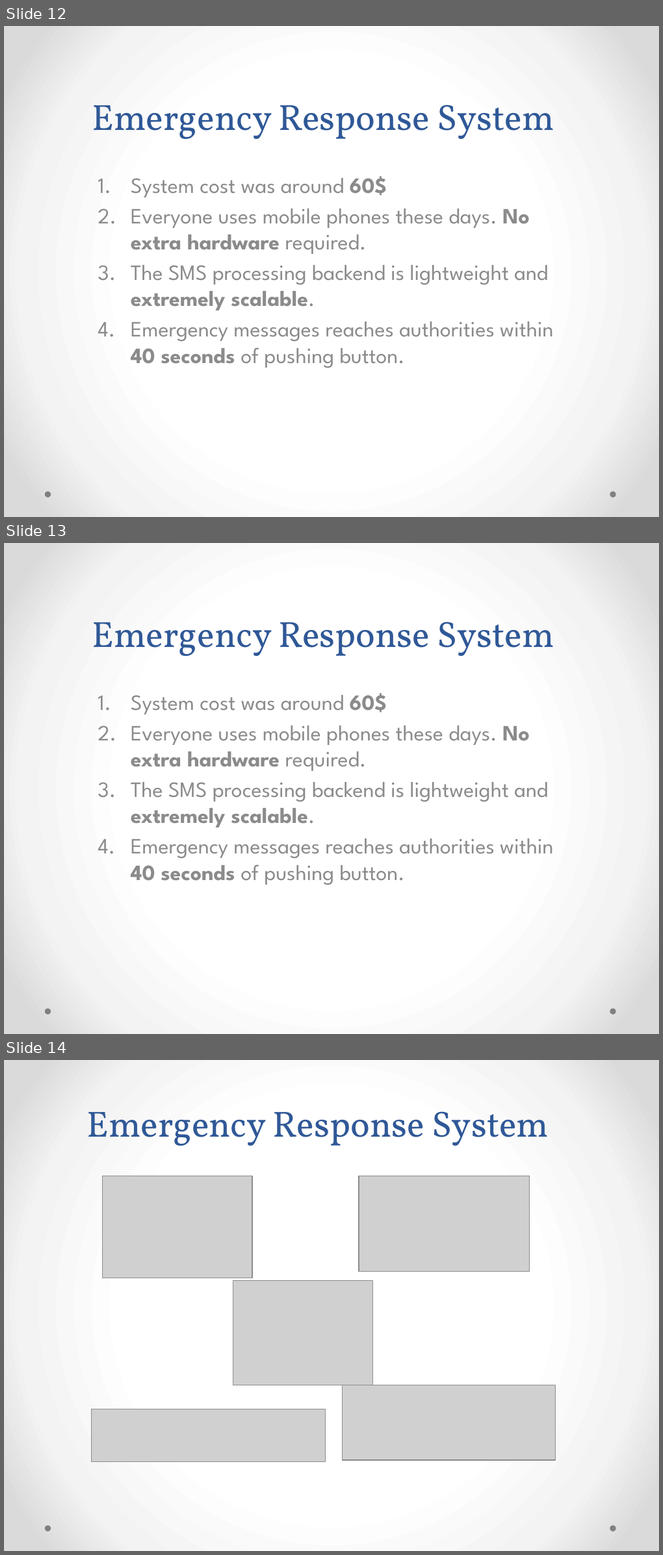
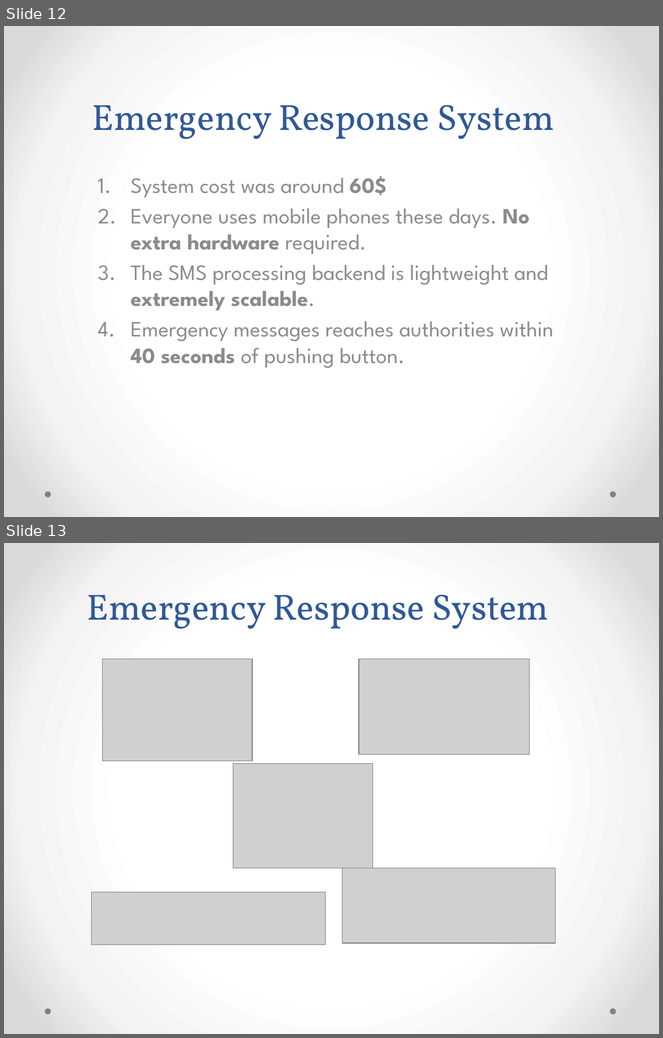
Before and after one commit to natrajkaushik/EmergencyResponseSystem, a slide deck: presentation/Emergency Response System.pptx. Shown one above the other, each under a label of ours: slides 12, 13 and 14 before the commit, slides 12 and 13 after it. The pictures are 663x1555 and 663x1038 pixels, drawn with LibreOffice and Linux fonts; fonts in the diff are those of the drawing; grey boxes stand for pictures. Boxes give left, top, right and bottom in pixels: in the first picture for what was removed or moved away, otherwise in the second. Text is boxed around its words. In the diff, an @@ line names an element or a change of style, - is before the commit and + after.

Commit message:
Final PPT

```diff
--- a/presentation/Emergency Response System.pptx
+++ b/presentation/Emergency Response System.pptx
@@ slide 13 removed at (4, 543, 659, 1034), background gradient #FFFFFF to #F4F4F4 to #DADADA; not listed: 2 template elements that a slide beside it also shows @@
@@ title removed at (92, 622, 555, 656) @@
-Emergency Response System
@@ subtitle removed at (131, 693, 553, 886) @@
-1. System cost was around 60$
-2. Everyone uses mobile phones these days. No extra hardware required.
-3. The SMS processing backend is lightweight and extremely scalable.
-4. Emergency messages reaches authorities within 40 seconds of pushing button.
@@ what was slide 14 is now slide 13 @@
```
Also in this commit, not shown: 1 slide changed, 2 other files.
